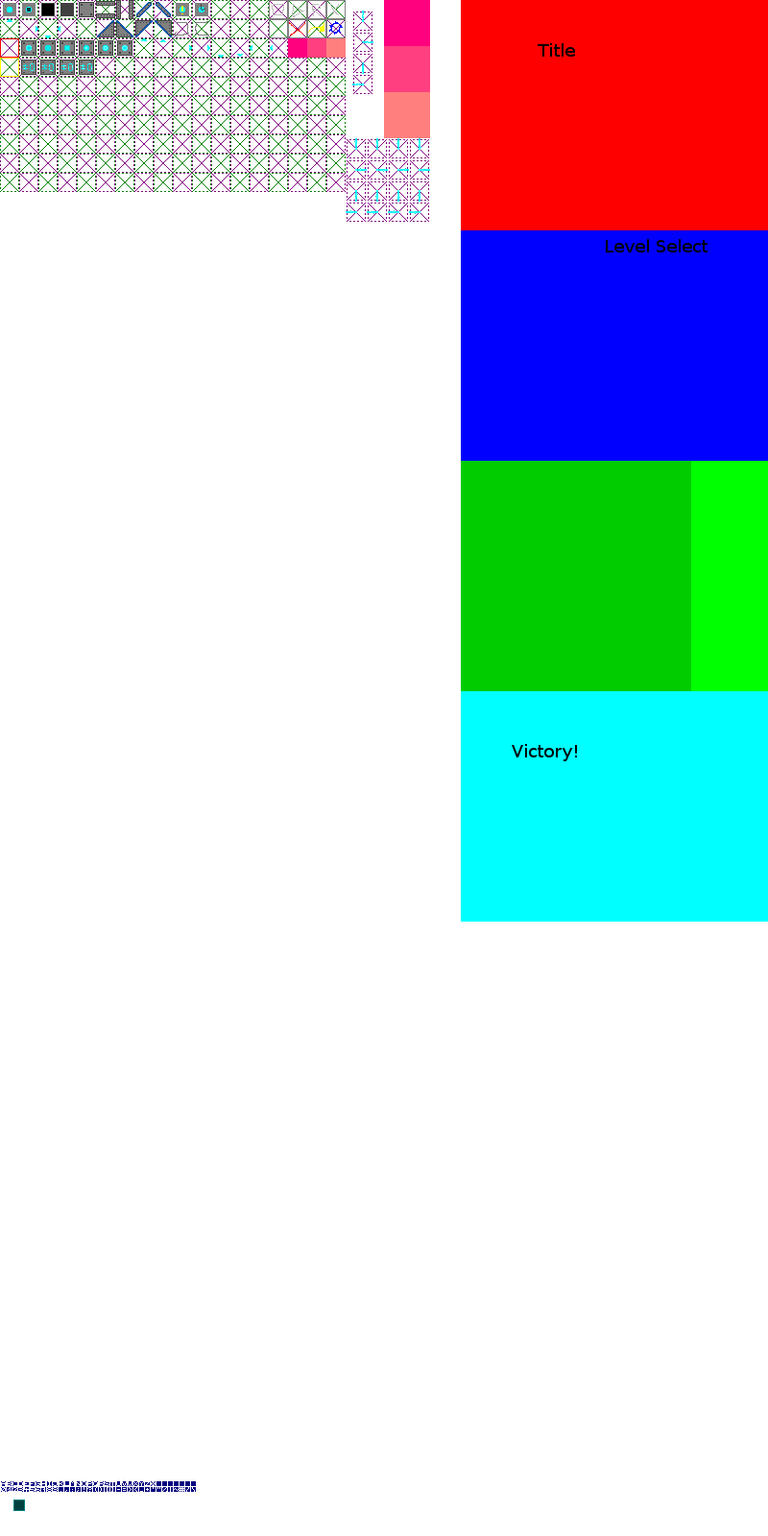
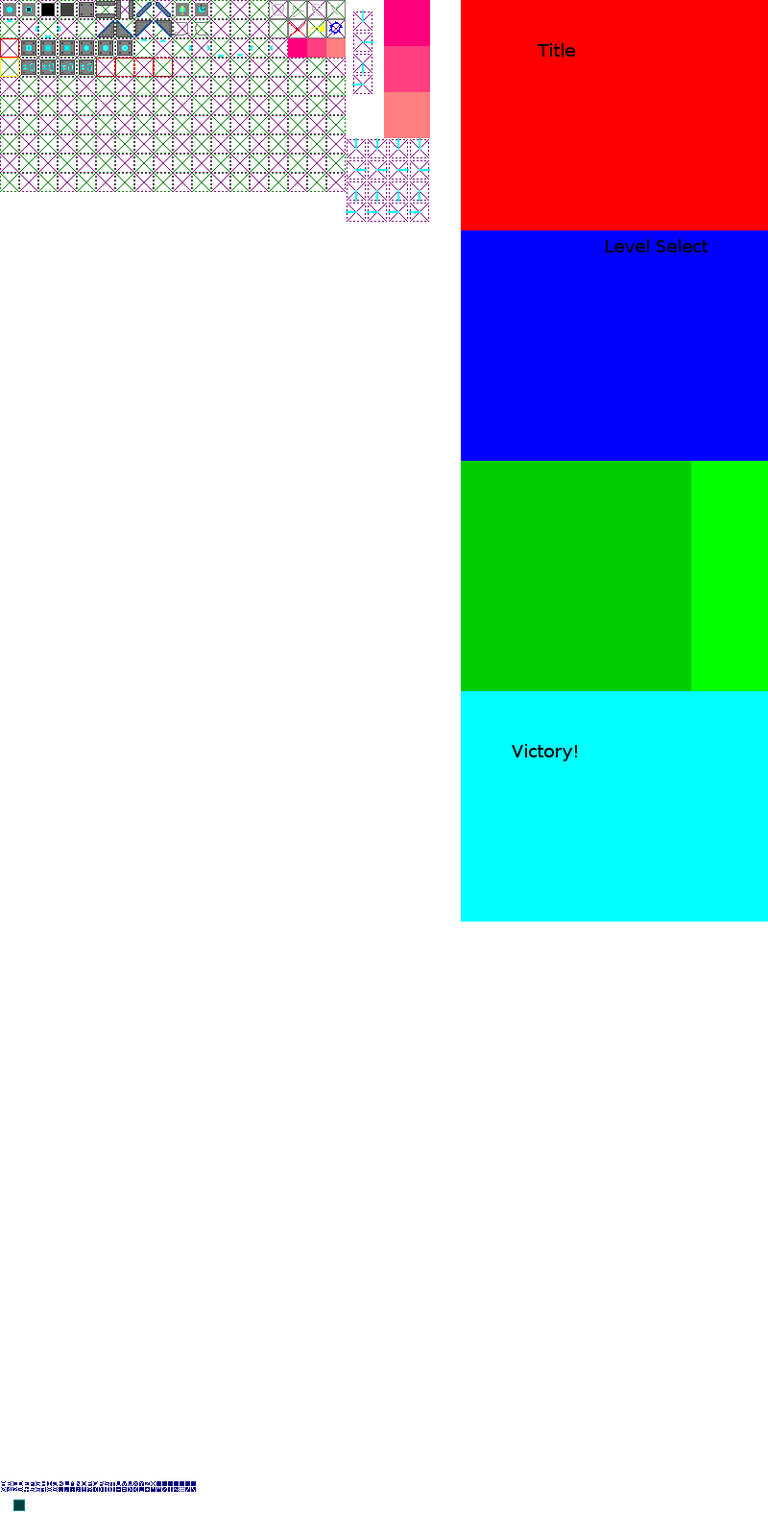
Comparing the layer stacks of the two 768×1536 images. Changes:
painted on "stuff" over [95,57,173,77]
